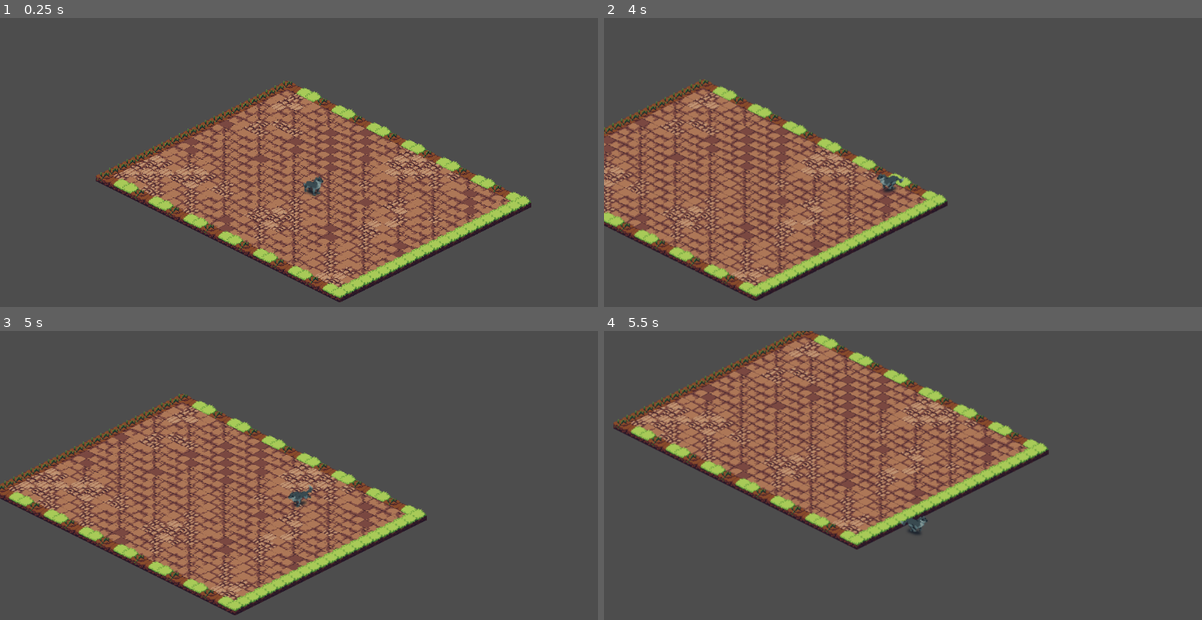
Above: before the commit, frames 1-4 (two rows, left to right).
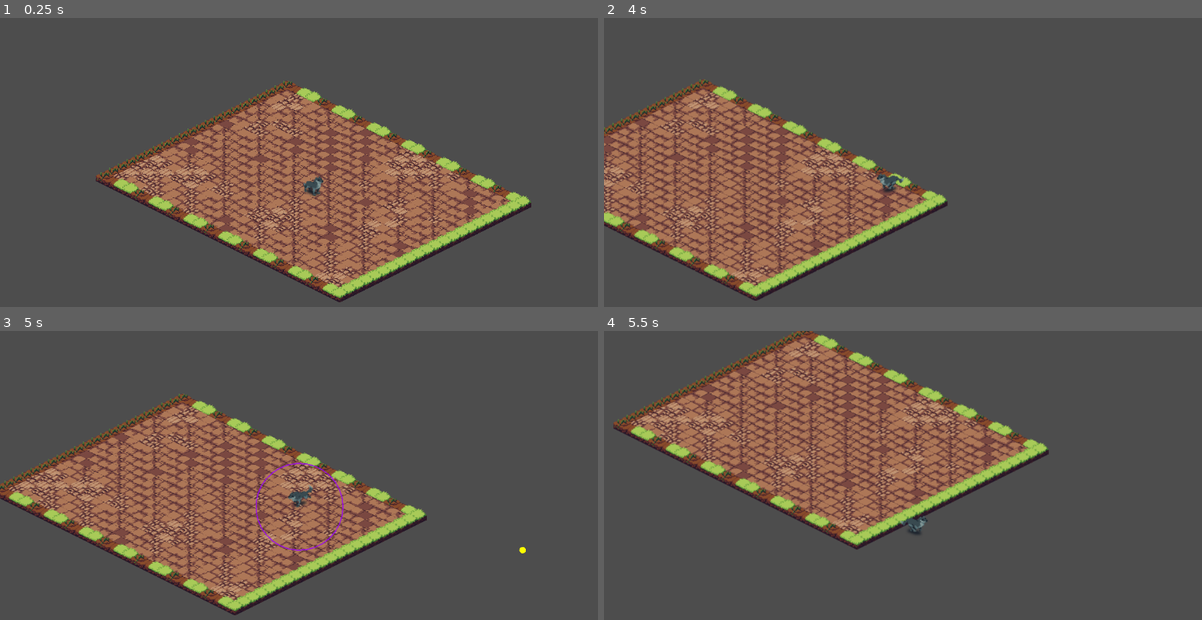
Above: after the commit, the same moments.

Repository: jesleywendell/Game1
Game: Godot game, scene res://scenes/World.tscn
Same seed, same stepped clock (60 frames per second), same inputs: the game is played once before the commit and once after it.
Inputs (mouse positions are in pixels of both pictures, inside the frame that each line leads up to):
- Up to frame 1 (0.25 s): no input
- Up to frame 2 (4 s): tap Enter at 0.5 s; move the mouse to (1052, 176) at 0.52 s; hold D (move_right) 0.53-1.28 s; tap Space (dash) every 0.75 s from 0.6 to 3.6 s; click (1052, 176) at 0.67 s; move the mouse to (789, 211) at 1.27 s; hold S (move_down) 1.28-2.03 s; click (789, 211) at 1.42 s; move the mouse to (980, 116) at 2.02 s; hold D (move_right) 2.03-2.78 s; click (980, 116) at 2.17 s; move the mouse to (885, 263) at 2.77 s; hold W (move_up) 2.78-3.53 s; click (885, 263) at 2.92 s; move the mouse to (1106, 246) at 3.52 s; hold A (move_left) from 3.53 s (still down); click (1106, 246) at 3.67 s
- Up to frame 3 (5 s): keep holding A (move_left); tap E (skill_e, bound only after the commit) at 4.15 s; move the mouse to (125, 455) at 4.27 s; tap Space (dash) at 4.35 s; click (125, 455) at 4.42 s; tap Q (skill_q, bound only after the commit) at 4.9 s
- Up to frame 4 (5.5 s): move the mouse to (950, 507) at 5.02 s; release A (move_left) at 5.03 s; hold S (move_down) from 5.03 s (still down); tap Space (dash) at 5.1 s; click (950, 507) at 5.17 s

Frames 1-2 are identical in both runs. In frame 3, 0.3% of the frame differs, in the area x 42-88%, y 45-77%; in frame 4, nothing differs.

Commit message:
feat: adicionada skills

Diff:
--- a/project.godot
+++ b/project.godot
@@ -17,6 +17,10 @@
 config/name="IsometricGame2D"
 run/main_scene="res://scenes/World.tscn"
 config/features=PackedStringArray("4.6", "GL Compatibility")
+
+[editor_plugins]
+
+enabled=PackedStringArray("res://addons/godot_mcp/plugin.cfg")
 
 [input]
 
@@ -45,6 +49,16 @@
 "events": [Object(InputEventKey,"resource_local_to_scene":false,"resource_name":"","device":0,"window_id":0,"alt_presse …(189 unchanged characters)…
 ]
 }
+skill_q={
+"deadzone": 0.2,
+"events": [Object(InputEventKey,"resource_local_to_scene":false,"resource_name":"","device":-1,"window_id":0,"alt_pressed":false,"shift_pressed":false,"ctrl_pressed":false,"meta_pressed":false,"pressed":false,"keycode":0,"physical_keycode":81,"key_label":0,"unicode":113,"location":0,"echo":false,"script":null)
+]
+}
+skill_e={
+"deadzone": 0.2,
+"events": [Object(InputEventKey,"resource_local_to_scene":false,"resource_name":"","device":-1,"window_id":0,"alt_pressed":false,"shift_pressed":false,"ctrl_pressed":false,"meta_pressed":false,"pressed":false,"keycode":0,"physical_keycode":69,"key_label":0,"unicode":101,"location":0,"echo":false,"script":null)
+]
+}
 
 [rendering]
 
--- a/scenes/Player.tscn
+++ b/scenes/Player.tscn
@@ -1,12 +1,16 @@
-[gd_scene load_steps=4 format=3]
+[gd_scene load_steps=6 format=3]
 
 [ext_resource type="Script" path="res://scripts/Player.gd" id="1"]
+[ext_resource type="Script" path="res://scripts/SkillManager.gd" id="5"]
 
 [sub_resource type="CircleShape2D" id="2"]
 radius = 16.0
 
 [sub_resource type="RectangleShape2D" id="3"]
 size = Vector2(36, 24)
+
+[sub_resource type="CircleShape2D" id="4"]
+radius = 80.0
 
 [node name="Player" type="CharacterBody2D"]
 script = ExtResource("1")
@@ -29,3 +33,16 @@
 [node name="CollisionShape2D" type="CollisionShape2D" parent="AttackArea2D"]
 shape = SubResource("3")
 disabled = true
+
+[node name="SkillArea2D" type="Area2D" parent="."]
+collision_layer = 1
+collision_mask = 1
+monitoring = true
+monitorable = true
+
+[node name="CollisionShape2D" type="CollisionShape2D" parent="SkillArea2D"]
+shape = SubResource("4")
+disabled = true
+
+[node name="SkillManager" type="Node" parent="."]
+script = ExtResource("5")
--- /dev/null
+++ b/scenes/Projectile.tscn
@@ -0,0 +1,17 @@
+[gd_scene format=3 uid="uid://dfk8mj2p4ylxc"]
+
+[ext_resource type="Script" path="res://scripts/Projectile.gd" id="1"]
+
+[sub_resource type="CircleShape2D" id="2"]
+radius = 6.0
+
+[node name="Projectile" type="Area2D"]
+collision_layer = 1
+collision_mask = 1
+monitoring = true
+monitorable = false
+script = ExtResource("1")
+
+[node name="CollisionShape2D" type="CollisionShape2D" parent="."]
+shape = SubResource("2")
+disabled = false
--- a/scripts/Player.gd
+++ b/scripts/Player.gd
@@ -45,6 +45,7 @@
 @onready var sprite: AnimatedSprite2D = $AnimatedSprite2D
 @onready var attack_area: Area2D = $AttackArea2D
 @onready var attack_shape: CollisionShape2D = $AttackArea2D/CollisionShape2D
+@onready var skill_manager: Node = $SkillManager
 
 func _ready() -> void:
 	_setup_wolf_animations()
@@ -93,6 +94,14 @@
 func _physics_process(delta: float) -> void:
 	var move_dir := _get_move_input()
 
+	# Skill input — must be before is_attacking/is_dashing/else block
+	# so skill_e is never suppressed by those states
+	if Input.is_action_just_pressed("skill_q"):
+		if not is_dashing and not is_attacking:
+			skill_manager.use_q(self)
+	if Input.is_action_just_pressed("skill_e"):
+		skill_manager.use_e(self, get_global_mouse_position())
+
 	if cooldown_timer > 0:
 		cooldown_timer -= delta
 	if attack_cooldown_timer > 0:
@@ -122,6 +131,7 @@
 
 	move_and_slide()
 	_update_animation(move_dir)
+	queue_redraw()
 
 func _update_animation(move_dir: Vector2) -> void:
 	var visual_dir := move_dir
@@ -229,6 +239,10 @@
 			continue
 		_damage_target(area)
 
+func _draw() -> void:
+	if skill_manager and skill_manager.skill_q_active_timer > 0.0:
+		draw_arc(Vector2.ZERO, 80.0, 0.0, TAU, 32, Color(0.6, 0.0, 1.0, 0.8), 2.0)
+
 func _damage_target(target: Node) -> void:
 	if hit_targets.has(target):
 		return
--- /dev/null
+++ b/scripts/Projectile.gd
@@ -0,0 +1,34 @@
+extends Area2D
+
+const SPEED := 400.0
+const LIFETIME := 2.0
+
+var direction := Vector2.RIGHT
+var damage := 1.5
+var source: Node = null
+var _lifetime_timer := 0.0
+
+func _ready() -> void:
+	body_entered.connect(_on_body_entered)
+	queue_redraw()
+
+func _draw() -> void:
+	draw_circle(Vector2.ZERO, 6.0, Color.YELLOW)
+
+func _physics_process(delta: float) -> void:
+	position += direction * SPEED * delta
+	_lifetime_timer += delta
+	if _lifetime_timer >= LIFETIME:
+		queue_free()
+
+func _on_body_entered(body: Node) -> void:
+	_hit(body)
+
+func _hit(target: Node) -> void:
+	if target == source:
+		return
+	if target.has_method("take_damage"):
+		target.take_damage(damage, direction)
+	elif target.has_method("receive_hit"):
+		target.receive_hit(damage, direction)
+	queue_free()
--- /dev/null
+++ b/scripts/SkillManager.gd
@@ -0,0 +1,74 @@
+extends Node
+
+const DAMAGE_Q := 2.0
+const DAMAGE_E := 1.5
+const COOLDOWN_Q := 3.0
+const COOLDOWN_E := 2.0
+const ACTIVE_Q_DURATION := 0.3
+
+const PROJECTILE_SCENE := preload("res://scenes/Projectile.tscn")
+
+@onready var skill_area: Area2D = $"../SkillArea2D"
+@onready var skill_area_shape: CollisionShape2D = $"../SkillArea2D/CollisionShape2D"
+
+var cooldown_q_timer := 0.0
+var cooldown_e_timer := 0.0
+var skill_q_active_timer := 0.0
+var skill_q_hit_targets: Array[Node] = []
+var _player_ref: CharacterBody2D
+
+# HUD-ready ratios: 0.0 = skill ready, 1.0 = just used
+var cooldown_q_ratio: float:
+	get: return clampf(cooldown_q_timer / COOLDOWN_Q, 0.0, 1.0)
+var cooldown_e_ratio: float:
+	get: return clampf(cooldown_e_timer / COOLDOWN_E, 0.0, 1.0)
+
+func _ready() -> void:
+	skill_area_shape.disabled = true
+
+func _physics_process(delta: float) -> void:
+	if skill_q_active_timer > 0.0:
+		skill_q_active_timer -= delta
+		if skill_q_active_timer <= 0.0:
+			skill_area_shape.disabled = true
+			if skill_area.body_entered.is_connected(_on_skill_q_body_entered):
+				skill_area.body_entered.disconnect(_on_skill_q_body_entered)
+			cooldown_q_timer = COOLDOWN_Q
+
+	if cooldown_q_timer > 0.0:
+		cooldown_q_timer -= delta
+
+	if cooldown_e_timer > 0.0:
+		cooldown_e_timer -= delta
+
+func use_q(player: CharacterBody2D) -> void:
+	if cooldown_q_timer > 0.0 or skill_q_active_timer > 0.0:
+		return
+	_player_ref = player
+	skill_q_hit_targets.clear()
+	skill_area_shape.disabled = false
+	skill_area.body_entered.connect(_on_skill_q_body_entered)
+	skill_q_active_timer = ACTIVE_Q_DURATION
+
+func use_e(player: CharacterBody2D, mouse_pos: Vector2) -> void:
+	if cooldown_e_timer > 0.0:
+		return
+	var projectile: Area2D = PROJECTILE_SCENE.instantiate()
+	projectile.global_position = player.global_position
+	var dir := (mouse_pos - player.global_position)
+	projectile.direction = dir.normalized() if dir.length_squared() > 0.0 else Vector2.RIGHT
+	projectile.source = player
+	get_tree().current_scene.add_child(projectile)
+	cooldown_e_timer = COOLDOWN_E
+
+func _on_skill_q_body_entered(body: Node) -> void:
+	if skill_q_hit_targets.has(body):
+		return
+	skill_q_hit_targets.append(body)
+	var dir := Vector2.ZERO
+	if _player_ref:
+		dir = (body.global_position - _player_ref.global_position).normalized()
+	if body.has_method("take_damage"):
+		body.take_damage(DAMAGE_Q, dir)
+	elif body.has_method("receive_hit"):
+		body.receive_hit(DAMAGE_Q, dir)
